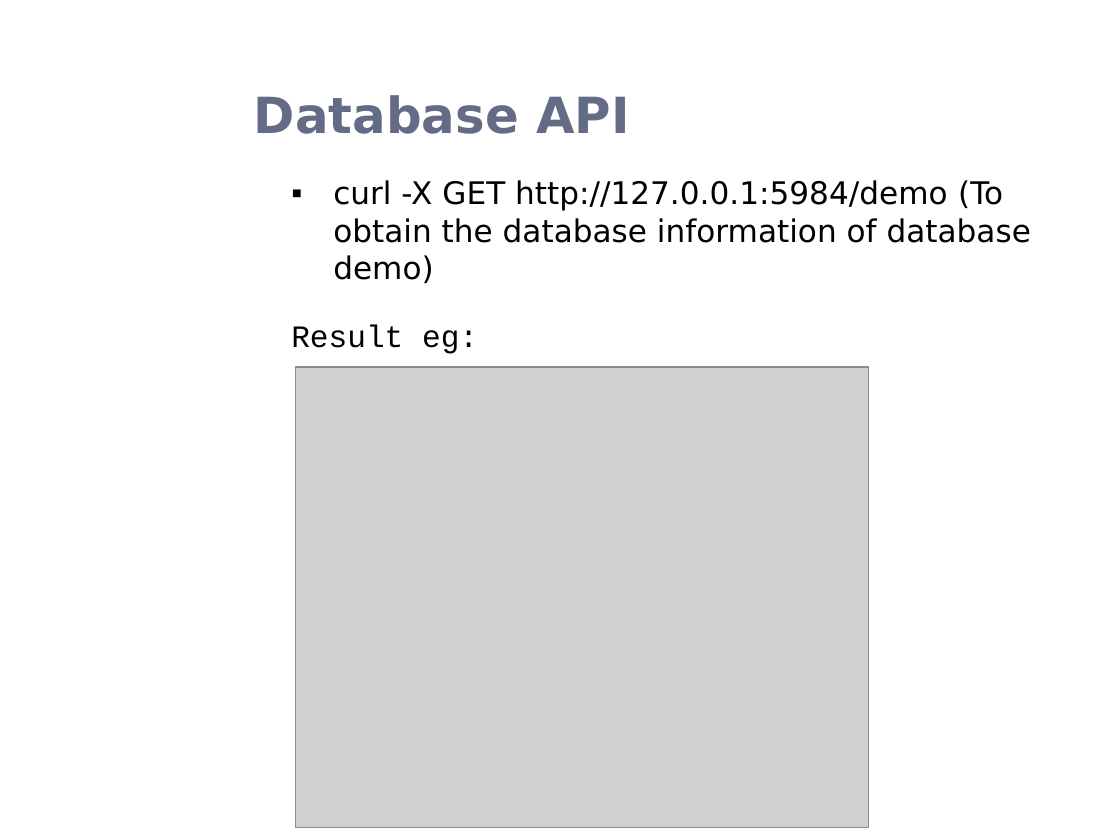
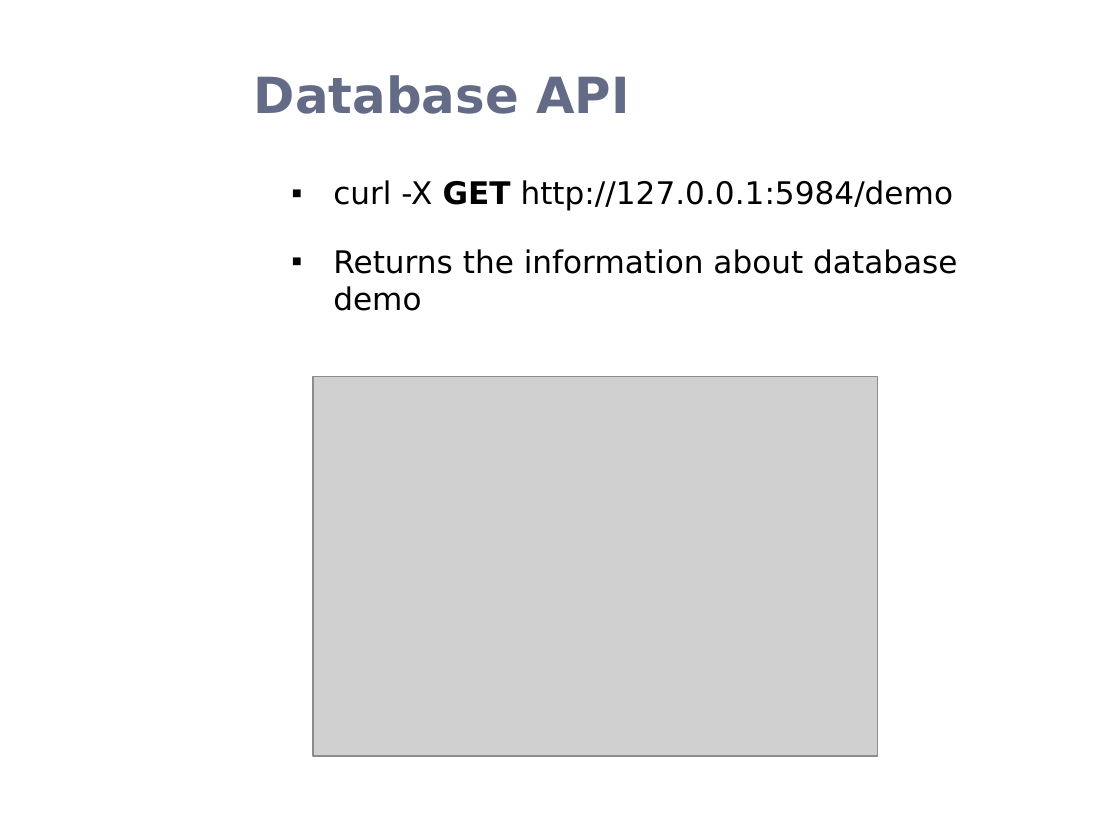
Before and after one commit to rohanz1993/Team_9_Heroku_Shopping_Cart_-_AWS_NoSQL_Service, a slide deck: slide 7 of Donita/CouchDB.pptx. Drawn at 1120x840 pixels with LibreOffice and Linux fonts; fonts in the diff are those of the drawing; grey boxes stand for pictures; background and template pictures are left out. Boxes give left, top, right and bottom in pixels: in the first picture for what was removed or moved away, otherwise in the second. Text is boxed around its words. In the diff, an @@ line names an element or a change of style, - is before the commit and + after.

Commit message:
Updated the presentation

```diff
--- a/Donita/CouchDB.pptx
+++ b/Donita/CouchDB.pptx
@@ title "Database API": place and size @@
-title "Database API" at box(254, 95, 629, 134)
+title "Database API" at box(254, 75, 629, 114)
@@ text at box(333, 180, 957, 311): text changed @@
-▪ curl -X GET http://127.0.0.1:5984/demo (To obtain the database information of database demo)
-Result eg:
+▪ curl -X GET http://127.0.0.1:5984/demo
+▪ Returns the information about database demo
@@ picture: place and size @@
-picture at box(296, 367, 869, 828)
+picture at box(314, 376, 878, 756)
```
Also in this commit, not shown: 7 other slides changed, 2 slides added.
